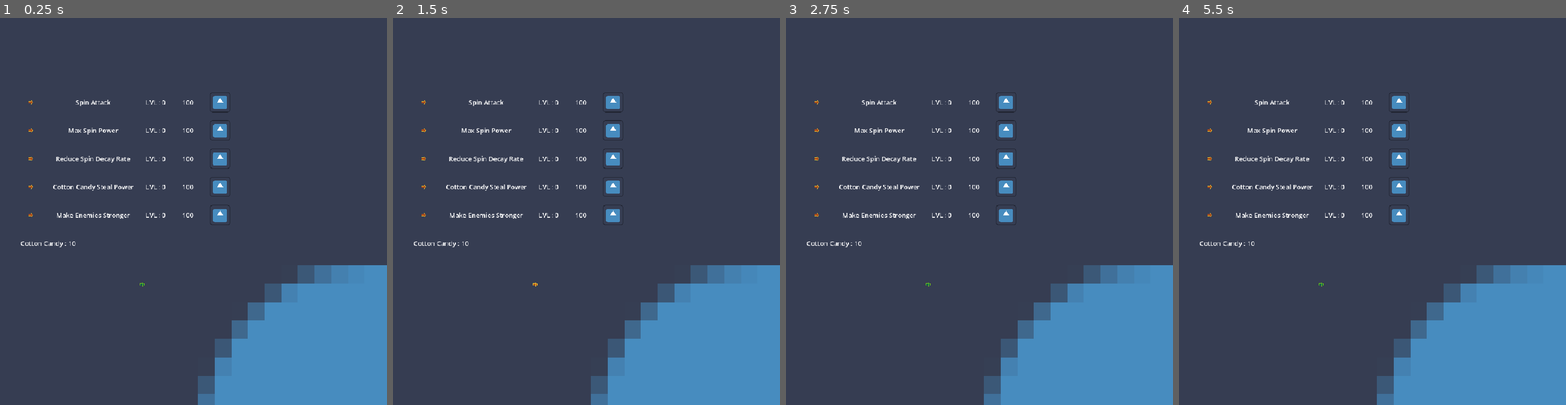
Above: before the commit, frames 1-4 (left to right).
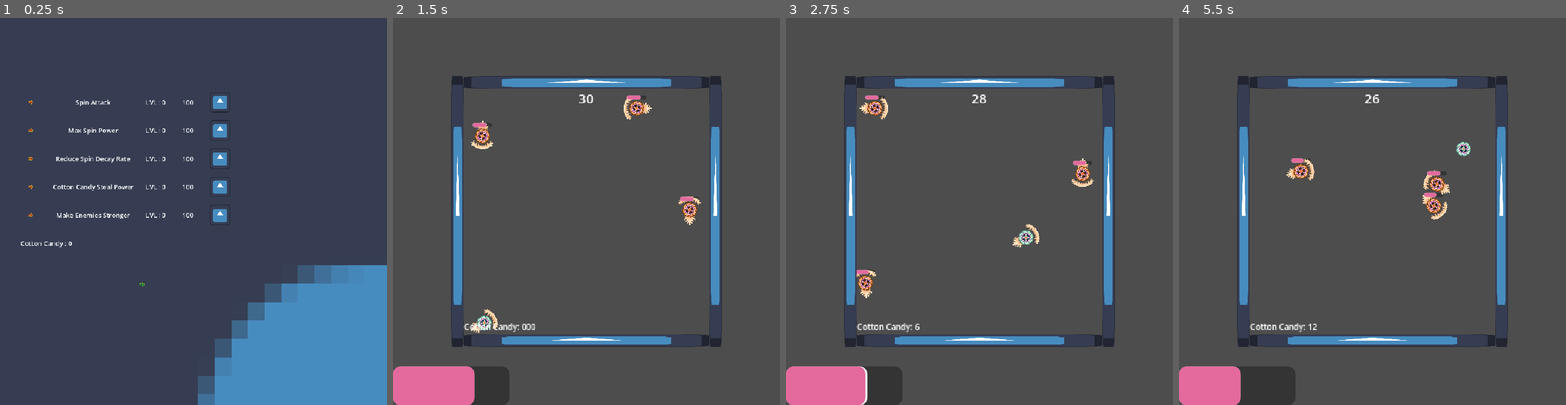
Above: after the commit, the same moments.

Repository: We-ALL-Play-Warthunder-Not-Just-Me/verySeriousSpinningCottonCandyGame
Game: Godot game, scene res://UI/UpgradeScreen.tscn
The game is run twice, just before and just after one commit, with the same random seed, the same clock (stepped at 60 frames per second) and the same inputs. This scene is started directly instead of the project's main scene. The engine's default icon, where the game draws it, is replaced by a stand-in: a white triangle on a blue panel in a dark square.
Inputs (mouse positions are in pixels of both pictures, inside the frame that each line leads up to):
- Up to frame 1 (0.25 s): no input
- Up to frame 2 (1.5 s): click (536, 285) at 0.5 s; click (536, 285) at 1.27 s
- Up to frame 3 (2.75 s): click (1006, 103) at 2.02 s
- Up to frame 4 (5.5 s): click (1399, 103) at 2.77 s; click (1399, 103) at 3.52 s; click (1322, 285) at 4.27 s; tap Enter (ui_accept) at 5, 5.1, 5.27 s; move the mouse to (1457, 192) at 5.02 s

The runs differ from the first frame. In frame 1, less than 0.1% of the frame differs, in the area x 17-20%, y 57-59%; in frame 2, 23%; in frame 3, 23%, in the area x 0-100%, y 15-100%; in frame 4, 23%.

Commit message:
Screen Swapping and Candy Storing
The Gameplay loop is in. You go fight some spinners in the arena, win some candy, and then go buy upgrades in the shop. The arena might not be interesting yet, but hey. Do what you gotta do.

Diff:
--- a/Player/CottonCandyBank.tres
+++ b/Player/CottonCandyBank.tres
@@ -4,5 +4,4 @@
 
 [resource]
 script = ExtResource("1_5j6xk")
-cottonCandyBank = 10
 metadata/_custom_type_script = "uid://c6j5bg5bsgsud"
--- a/TestTimer.gd
+++ b/TestTimer.gd
@@ -4,22 +4,46 @@
 @onready var round_over_text = $EndText
 @onready var center_stage = get_node("/root/MainGame/CenterStage")
 @onready var candy_tracker = get_node("/root/MainGame/CottonCandyTracker")
+@export var candy_bank: PlayerCottonCandyTotal = load("res://Player/CottonCandyBank.tres")
 var final_text
+var round_over = false
 
 # Called every frame. 'delta' is the elapsed time since the previous frame.
 func _process(_delta: float) -> void:
 	#print(countdown.time_left)
 	self.text = str(ceili(countdown.time_left))
+	if round_over == true:
+		if Input.is_action_just_pressed("ui_accept"):
+			var level_fqn = "res://UI/UpgradeScreen.tscn"
+			get_tree().change_scene_to_file(level_fqn)
 
 func calculate_scores():
 	final_text = "[b]FIN[/b]"
+	var scores_array = []
 	for player in candy_tracker.spinners_dictionary:
-		var score_candy = "\n" + player + " Candy: " + str(candy_tracker.spinners_dictionary[player])
+		scores_array.append([candy_tracker.spinners_dictionary[player], player])
+	scores_array.sort()
+	scores_array.reverse()
+	var player_placement = 0
+	var win_multiplier = 0
+	for scores in scores_array:
+		player_placement+= 1
+		var score_candy = "\n" + scores[1] + " Candy: " + str(scores[0])
 		final_text += score_candy
+		if scores[1] == "Player":
+			if player_placement == 1: win_multiplier = 2.0
+			elif player_placement == 2: win_multiplier = 1.5
+			elif player_placement == 3: win_multiplier = 1.0
+			elif player_placement == 4: win_multiplier = 0.5
+	final_text += "\nPlayer gets a multiplier of: " + str(win_multiplier)
 	round_over_text.append_text(final_text)
 	round_over_text.visible = true
+	var player_winnings = floori(candy_tracker.spinners_dictionary["Player"] * win_multiplier)
+	print("Player won this much: ", player_winnings)
+	candy_bank.addCottonCandy(player_winnings)
 
 func round_end():
+	round_over = true
 	center_stage.round_playing = false
 	candy_tracker.get_child(0).set_one_shot(true)
 	await get_tree().create_timer(1.0).timeout
--- a/UI/UpgradeScreen.tscn
+++ b/UI/UpgradeScreen.tscn
@@ -3,11 +3,13 @@
 [ext_resource type="Script" uid="uid://bexbq4r4mt8f7" path="res://UI/upgrade_screen.gd" id="1_0pfdi"]
 [ext_resource type="Texture2D" uid="uid://7k6fbj52h483" path="res://Assets/Images/Very Serious Arrows2.png" id="1_aam7x"]
 [ext_resource type="Texture2D" uid="uid://d1piy38h5wsfi" path="res://Assets/Images/icon.svg" id="1_slflh"]
-[ext_resource type="Resource" path="res://Player/Upgrades.tres" id="2_0ae7b"]
+[ext_resource type="Resource" uid="uid://4yv500v1gvq6" path="res://Player/Upgrades.tres" id="2_0ae7b"]
 [ext_resource type="Texture2D" uid="uid://dvyww7i6lj64y" path="res://Assets/Images/Very Serious Arrows3.png" id="2_c0mga"]
 [ext_resource type="Resource" uid="uid://dfojukemdokol" path="res://Player/CottonCandyBank.tres" id="3_o0opg"]
 [ext_resource type="Texture2D" uid="uid://dv6lfvem7h33e" path="res://Assets/Images/Very Serious Arrows1.png" id="3_slflh"]
 [ext_resource type="Texture2D" uid="uid://p027gxontir7" path="res://Assets/Images/Very Serious Enemy.png" id="6_s5q16"]
+[ext_resource type="AudioStream" uid="uid://bo2avhvg753iw" path="res://Assets/Music/Very Serious Menu Music.wav" id="9_jbx8c"]
+[ext_resource type="Script" uid="uid://0xa2p6p1b7d3" path="res://UI/continue_button.gd" id="9_m2w3t"]
 
 [sub_resource type="StyleBoxEmpty" id="StyleBoxEmpty_txwkd"]
 
@@ -308,3 +310,12 @@
 texture_normal = ExtResource("2_c0mga")
 texture_pressed = ExtResource("3_slflh")
 texture_hover = ExtResource("1_aam7x")
+script = ExtResource("9_m2w3t")
+
+[node name="AudioStreamPlayer2D" type="AudioStreamPlayer2D" parent="." unique_id=1874811188]
+stream = ExtResource("9_jbx8c")
+volume_db = -0.5
+autoplay = true
+bus = &"Music"
+
+[connection signal="pressed" from="backgroundthing/PanelContainer/MarginContainer/MarginContainer/Continue Button" to="backgroundthing/PanelContainer/MarginContainer/MarginContainer/Continue Button" method="_on_pressed"]
--- /dev/null
+++ b/UI/continue_button.gd
@@ -0,0 +1,5 @@
+extends TextureButton
+
+func _on_pressed() -> void:
+	var main_game = "res://main_game.tscn"
+	get_tree().change_scene_to_file(main_game)
--- a/main_game.tscn
+++ b/main_game.tscn
@@ -7,6 +7,7 @@
 [ext_resource type="Script" uid="uid://dvg2qi60ngnjj" path="res://TestTimer.gd" id="4_dugkq"]
 [ext_resource type="AudioStream" uid="uid://xar8uhwh766e" path="res://Assets/Music/Very Serious Cotton Candy Making.wav" id="5_dugkq"]
 [ext_resource type="Script" uid="uid://bbvr8adcc6mf7" path="res://cotton_candy_tracker.gd" id="6_2pltu"]
+[ext_resource type="Resource" uid="uid://dfojukemdokol" path="res://Player/CottonCandyBank.tres" id="6_4srsv"]
 [ext_resource type="Texture2D" uid="uid://d1piy38h5wsfi" path="res://Assets/Images/icon.svg" id="7_f52ns"]
 
 [sub_resource type="RectangleShape2D" id="RectangleShape2D_tsdbm"]
@@ -18,12 +19,15 @@
 
 [node name="Jimby" parent="Spinners" unique_id=222236015 instance=ExtResource("4_6bm6p")]
 position = Vector2(128, -128)
+max_contacts_reported = 0
 
 [node name="Blue Tornado" parent="Spinners" unique_id=2016280512 instance=ExtResource("4_6bm6p")]
 position = Vector2(128, 128)
+max_contacts_reported = 0
 
 [node name="Nib" parent="Spinners" unique_id=135273304 instance=ExtResource("4_6bm6p")]
 position = Vector2(-128, -128)
+max_contacts_reported = 0
 
 [node name="Player" parent="Spinners" unique_id=1548754327 instance=ExtResource("2_l5ukw")]
 position = Vector2(-128, 128)
@@ -46,13 +50,14 @@
 offset_top = -152.0
 offset_right = 24.0
 offset_bottom = -129.0
-text = "45"
+text = "30"
 horizontal_alignment = 1
 vertical_alignment = 1
 script = ExtResource("4_dugkq")
+candy_bank = ExtResource("6_4srsv")
 
 [node name="Timer" type="Timer" parent="GameTime" unique_id=405559357]
-wait_time = 45.0
+wait_time = 30.0
 one_shot = true
 autostart = true
 
Not shown, added: UI/continue_button.gd.uid
